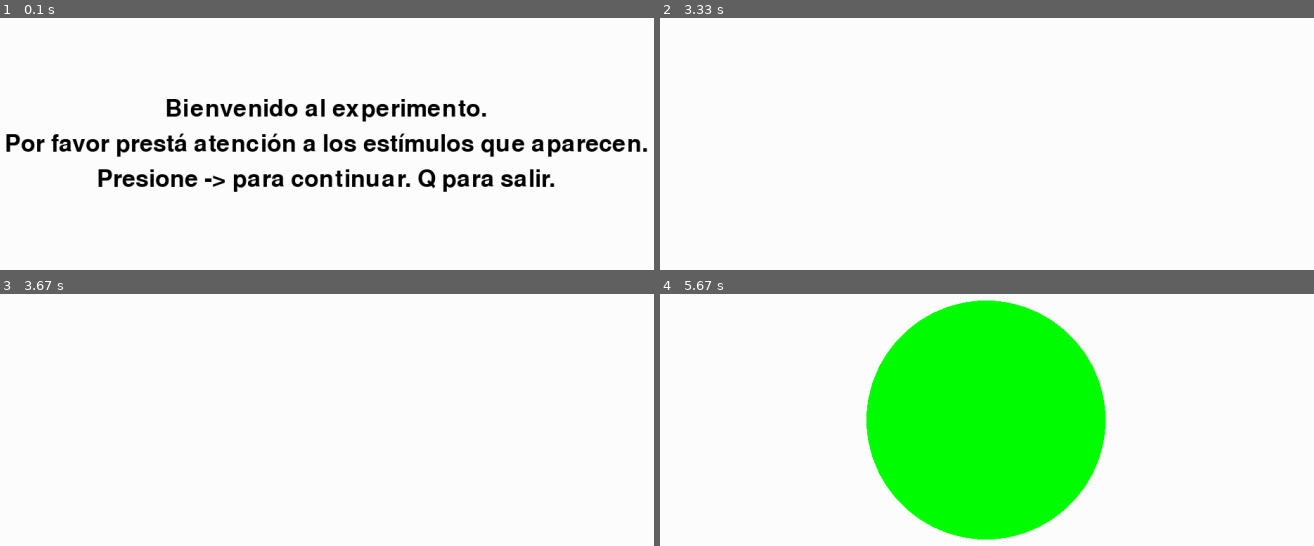
Above: before the commit, frames 1-4 (two rows, left to right).
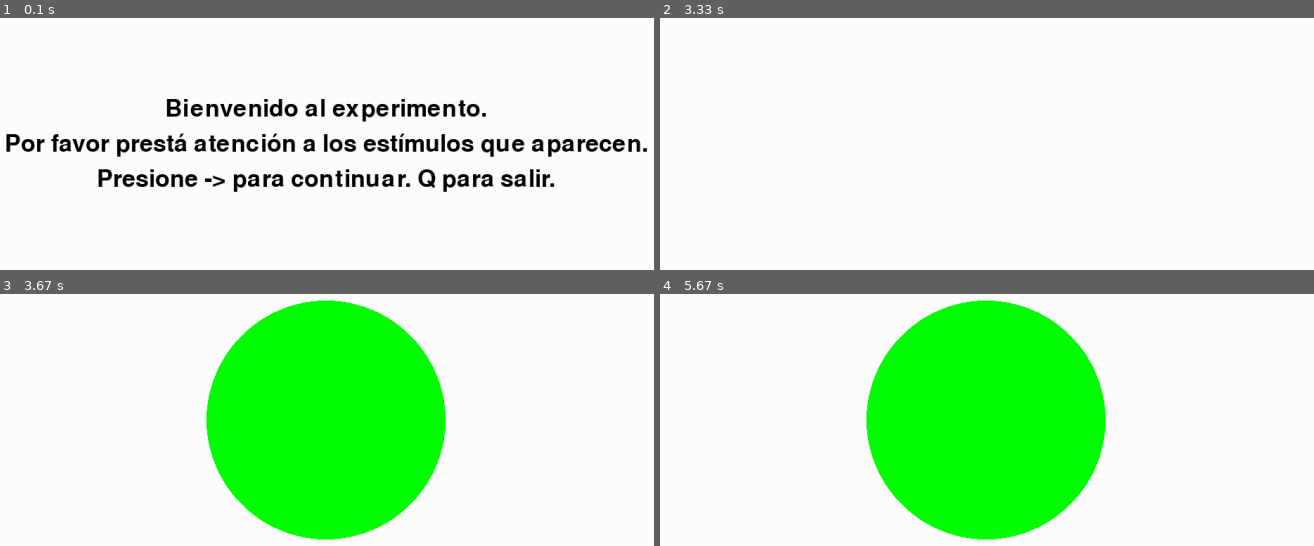
Above: after the commit, the same moments.

Repository: pedrobenedetti/EEG_Biosemi
Game: pygame game, started from oddball_V4.py
Same seed, same stepped clock (60 frames per second), same inputs: the game is played once before the commit and once after it.
Inputs:
- Up to frame 1 (0.1 s): no input
- Up to frame 2 (3.33 s): hold Right 0.33-0.8 s
- Up to frame 3 (3.67 s): no input
- Up to frame 4 (5.67 s): no input

Frames 1-2 are identical in both runs. In frame 3, 27% of the frame differs, in the area x 31-69%, y 2-98%; in frame 4, nothing differs.

Commit message:
Update oddball_V4.py
Adds "pygame.display.update()" immediately after a stimulus is presented.

Diff:
--- a/oddball_V4.py
+++ b/oddball_V4.py
@@ -1,4 +1,4 @@
-#UPDATED 5/8/2022
+#UPDATED 22/9/2022
 #ODDBALL paradigm. This protocol consist in a ball that blinks green or red with a probability of 5/6 and 1/6, respectively.
 #matlab_parallel_com.py and send_mark_matlab.m files are needed. lib of matlab must be placed in folder. MATLAB-Python communication must be installed. Python 3.7 or older is needed.
 import pygame
@@ -99,6 +99,7 @@
                 ball = 0
                 window.fill((255, 255, 255))
                 #screen is cleaned. Stimulus is ended.
+                pygame.display.update()
 
         if time_passed > period:
             stim_counter = stim_counter + 1
@@ -106,6 +107,7 @@
             if number >= 1 and number <= 5:
                 #Ball will be green. frequent Stimulus.
                 pygame.draw.circle(window, (0, 255, 0),[X//2, Y//2], 170, 0)
+                pygame.display.update()
                 ball = 1
                 frequent_counter = frequent_counter + 1
                 try:
@@ -120,6 +122,7 @@
             if number == 6:
                 #Ball will be red
                 pygame.draw.circle(window, (255, 0, 0),[X//2, Y//2], 170, 0)
+                pygame.display.update()
                 ball = 1
                 odd_counter = odd_counter + 1
                 try:
@@ -142,6 +145,7 @@
                     time_last=datetime.datetime.now()
                     #Initial Time. Afterwards protocol has started this will indicate the last time a stimulus has been presented.
                     window.fill((255, 255, 255))
+                    pygame.display.update()
                     try:
                         send_mark_biosemi(25, port)
                         #A mark (25) is sent to the EEG indicating that the protocol has started.
